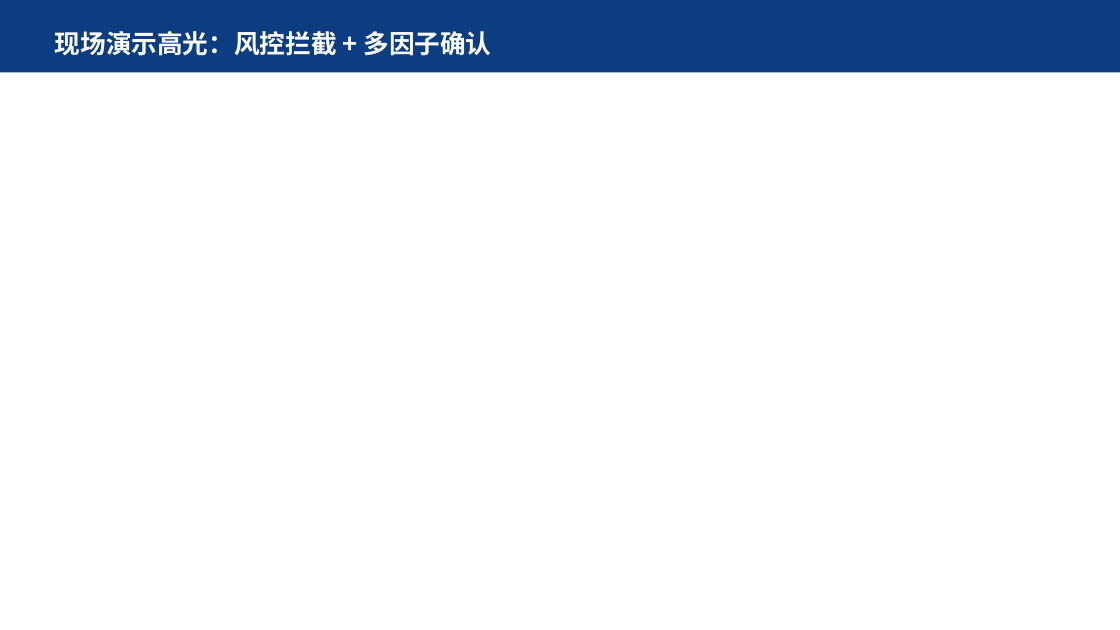
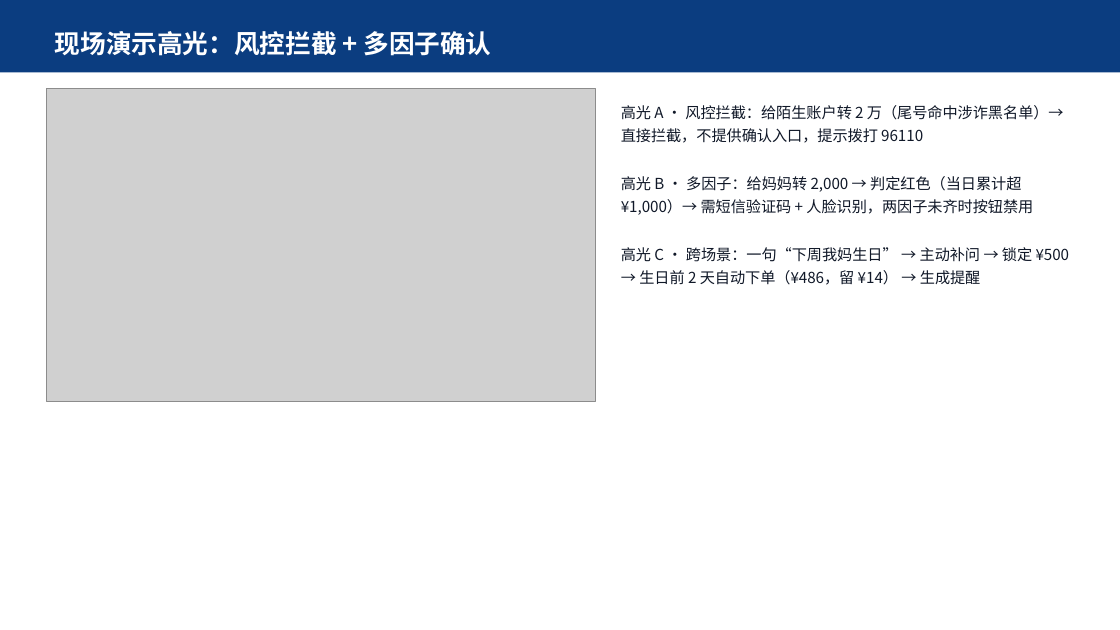
Before and after one commit to hxxhhxxh/yinlu-banking-agent, a slide deck: slide 9 of docs/提交材料/答辩PPT.pptx. Drawn at 1120x630 pixels with LibreOffice and Linux fonts; fonts in the diff are those of the drawing; grey boxes stand for pictures. Boxes give left, top, right and bottom in pixels: in the first picture for what was removed or moved away, otherwise in the second. Text is boxed around its words. In the diff, an @@ line names an element or a change of style, - is before the commit and + after.

```diff
--- a/docs/提交材料/答辩PPT.pptx
+++ b/docs/提交材料/答辩PPT.pptx
@@ picture added at bbox=[47, 89, 596, 402] @@
@@ text added at bbox=[621, 105, 1070, 285], 13 pt, text #101828 @@
+高光 A · 风控拦截：给陌生账户转 2 万（尾号命中涉诈黑名单）→ 直接拦截，不提供确认入口，提示拨打 96110
+高光 B · 多因子：给妈妈转 2,000 → 判定红色（当日累计超 ¥1,000）→ 需短信验证码 + 人脸识别，两因子未齐时按钮禁用
+高光 C · 跨场景：一句“下周我妈生日” → 主动补问 → 锁定 ¥500 → 生日前 2 天自动下单（¥486，留 ¥14） → 生成提醒
```
Also in this commit, not shown: 1 other slide changed.
